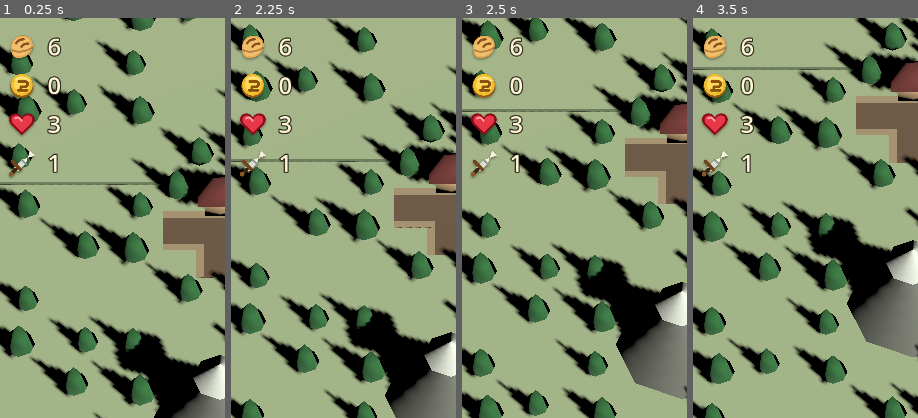
Above: before the commit, frames 1-4 (left to right).
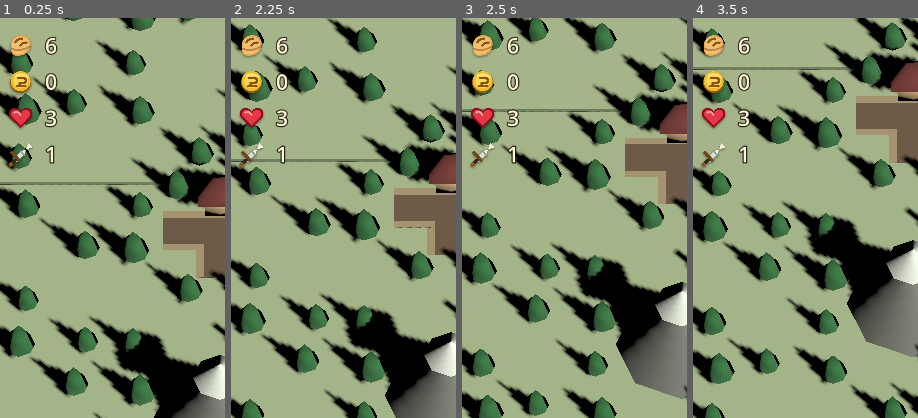
Above: after the commit, the same moments.

Repository: Reicher/The-Road-North
Game: Godot game, scene res://scenes/main.tscn
Same seed, same stepped clock (60 frames per second), same inputs: the game is played once before the commit and once after it.
Inputs (mouse positions are % of the whole screen's width and height, from its top left):
- Up to frame 1 (0.25 s): no input
- Up to frame 2 (2.25 s): tap Enter at 0.5 s; drag from (50, 89) to (60, 28) at 0.52 s; click "Use" at 1.25 s; click "Cancel" at 2 s
- Up to frame 3 (2.5 s): no input
- Up to frame 4 (3.5 s): drag from (30, 90) to (45, 70) at 2.77 s
The pictures show only the part of the screen within x 1-51%, y 0-50%; the shares and areas given below are measured in that part.

The runs differ from the first frame. In frame 1, 2.7% of the frame differs, in the area x 3-28%, y 4-40%; in frame 2, 2.7%; in frame 3, 2.8%; in frame 4, 2.8%.

Commit message:
Reduce level 2 to 7x7 and tighten UI spacing

Diff:
--- a/levels/level_002.tscn
+++ b/levels/level_002.tscn
@@ -5,40 +5,28 @@
 [node name="Level" instance=ExtResource("1_x0hhk")]
 
 [node name="Map" parent="." index="0"]
-playable_width = 11
-playable_height = 11
+playable_width = 7
+playable_height = 7
 fixed_features = [{
-"position": Vector2i(0, 5),
+"position": Vector2i(0, 3),
 "type": "river"
 }, {
-"position": Vector2i(1, 5),
+"position": Vector2i(1, 3),
 "type": "river"
 }, {
-"position": Vector2i(2, 5),
+"position": Vector2i(2, 3),
+"type": "bridge"
+}, {
+"position": Vector2i(3, 3),
 "type": "river"
 }, {
-"position": Vector2i(3, 5),
+"position": Vector2i(4, 3),
 "type": "bridge"
 }, {
-"position": Vector2i(4, 5),
+"position": Vector2i(5, 3),
 "type": "river"
 }, {
-"position": Vector2i(5, 5),
-"type": "river"
-}, {
-"position": Vector2i(6, 5),
-"type": "river"
-}, {
-"position": Vector2i(7, 5),
-"type": "bridge"
-}, {
-"position": Vector2i(8, 5),
-"type": "river"
-}, {
-"position": Vector2i(9, 5),
-"type": "river"
-}, {
-"position": Vector2i(10, 5),
+"position": Vector2i(6, 3),
 "type": "river"
 }]
 
--- a/scripts/enemy_view.gd
+++ b/scripts/enemy_view.gd
@@ -43,14 +43,15 @@
 	var label := Label3D.new()
 	label.name = "PowerLabel"
 	label.text = str(power)
-	label.font_size = maxi(24, roundi(tile_size * 0.34))
+	label.font_size = 22
 	label.modulate = Color(1.0, 0.94, 0.76)
 	label.outline_modulate = Color(0.16, 0.05, 0.04)
-	label.outline_size = maxi(6, roundi(tile_size * 0.08))
+	label.outline_size = 3
+	label.texture_filter = BaseMaterial3D.TEXTURE_FILTER_NEAREST
 	label.billboard = BaseMaterial3D.BILLBOARD_ENABLED
 	label.no_depth_test = true
 	label.fixed_size = true
-	label.position = Vector3(0.0, tile_size * 0.14, tile_size * 0.31)
+	label.position = Vector3(tile_size * 0.11, tile_size * 0.52, 0.0)
 	add_child(label)
 
 
--- a/scripts/inventory_ui.gd
+++ b/scripts/inventory_ui.gd
@@ -15,12 +15,12 @@
 const NORMAL_SLOT_TINT := Color.WHITE
 
 @export var button_size := Vector2(130.0, 130.0)
-@export var slot_size := Vector2(58.0, 58.0)
+@export var slot_size := Vector2(62.0, 62.0)
 @export var top_margin := 18.0
 @export var right_margin := 18.0
-@export var slot_spacing := 6.0
+@export var slot_spacing := 2.0
 @export var overlay_gap := 0.0
-@export var overlay_padding := 8.0
+@export var overlay_padding := 4.0
 @export var overlay_animation_duration := 0.36
 
 var items: Array[Dictionary] = [
--- a/scripts/map_visuals.gd
+++ b/scripts/map_visuals.gd
@@ -133,7 +133,7 @@
 
 func _add_river(map: GameMap, parent: Node3D, rotation_steps: int) -> void:
 	var horizontal := posmod(rotation_steps, 2) == 0
-	var size := Vector3(map.tile_size * 0.96, 0.04, map.tile_size * 0.34) if horizontal else Vector3(map.tile_size * 0.34, 0.04, map.tile_size * 0.96)
+	var size := Vector3(map.tile_size * 1.04, 0.04, map.tile_size * 0.34) if horizontal else Vector3(map.tile_size * 0.34, 0.04, map.tile_size * 1.04)
 	_add_box(parent, "River", size, Vector3(0.0, 0.03, 0.0), Color(0.23, 0.48, 0.68))
 
 
--- a/scripts/player_stats_ui.gd
+++ b/scripts/player_stats_ui.gd
@@ -12,8 +12,8 @@
 @export var player_path: NodePath
 @export var top_margin := 10.0
 @export var left_margin := 10.0
-@export var icon_size := 52.0
-@export var row_height := 62.0
+@export var icon_size := 48.0
+@export var row_height := 58.0
 @export var panel_color := Color.TRANSPARENT
 @export var border_color := Color.TRANSPARENT
 
@@ -28,7 +28,7 @@
 func _ready() -> void:
 	mouse_filter = Control.MOUSE_FILTER_IGNORE
 	_player = get_node_or_null(player_path) as GamePlayer
-	custom_minimum_size = Vector2(154.0, row_height * 4.0 + 10.0)
+	custom_minimum_size = Vector2(144.0, row_height * 4.0 + 10.0)
 	size = custom_minimum_size
 	position = Vector2(left_margin, top_margin)
 	if _player != null and not _player.health_changed.is_connected(_on_player_health_changed):
@@ -52,7 +52,7 @@
 
 
 func _draw_stat_row(index: int, stat_name: String, value: int) -> void:
-	var row_center := Vector2(33.0, 5.0 + row_height * float(index) + row_height * 0.5)
+	var row_center := Vector2(31.0, 5.0 + row_height * float(index) + row_height * 0.5)
 	var pulse := float(_pulse_strength.get(stat_name, 0.0))
 	if pulse > 0.0:
 		var sign := int(_pulse_sign.get(stat_name, 1))
@@ -67,10 +67,10 @@
 		draw_texture_rect(icon, icon_rect, false)
 
 	var font: Font = ThemeDB.fallback_font
-	var font_size := 38
-	var text_position := Vector2(74.0, row_center.y + 14.0)
-	draw_string_outline(font, text_position, str(value), HORIZONTAL_ALIGNMENT_LEFT, 78.0, font_size, 7, Color(0.10, 0.08, 0.05, 0.92))
-	draw_string(font, text_position, str(value), HORIZONTAL_ALIGNMENT_LEFT, 78.0, font_size, Color(1.0, 0.96, 0.84))
+	var font_size := 34
+	var text_position := Vector2(70.0, row_center.y + 13.0)
+	draw_string_outline(font, text_position, str(value), HORIZONTAL_ALIGNMENT_LEFT, 72.0, font_size, 7, Color(0.10, 0.08, 0.05, 0.92))
+	draw_string(font, text_position, str(value), HORIZONTAL_ALIGNMENT_LEFT, 72.0, font_size, Color(1.0, 0.96, 0.84))
 
 
 func _get_food() -> int:
--- a/tests/test_level_progression.gd
+++ b/tests/test_level_progression.gd
@@ -34,7 +34,7 @@
 	_send_key(main, KEY_2)
 	await process_frame
 	var debug_second_level := main.get_node("Level")
-	_assert((debug_second_level.get_node("Map") as GameMap).playable_width == 11, "Expected debug key 2 to load the second level")
+	_assert((debug_second_level.get_node("Map") as GameMap).playable_width == 7, "Expected debug key 2 to load the second level")
 	_send_key(main, KEY_2)
 	await process_frame
 	_assert(main.get_node("Level") != debug_second_level, "Expected debug key 2 to reload the second level when already active")
@@ -62,7 +62,7 @@
 	var second_map := second_level.get_node("Map") as GameMap
 	var second_player := second_level.get_node("Player") as GamePlayer
 	var second_screen := second_level.get_node("UI/GameOver") as GameOverUI
-	_assert(second_map.playable_width == 11 and second_map.playable_height == 11, "Expected Next level to load the 11x11 map")
+	_assert(second_map.playable_width == 7 and second_map.playable_height == 7, "Expected Next level to load the 7x7 map")
 
 	second_player.set_health(0)
 	_assert(second_screen.visible, "Expected loss screen to show on the current level")
@@ -77,7 +77,7 @@
 	second_player = second_level.get_node("Player") as GamePlayer
 	second_screen = second_level.get_node("UI/GameOver") as GameOverUI
 	var second_hand := second_level.get_node("UI/Hand") as HandUI
-	_assert(second_map.playable_width == 11 and second_map.playable_height == 11, "Expected Restart level to reload the current 11x11 level")
+	_assert(second_map.playable_width == 7 and second_map.playable_height == 7, "Expected Restart level to reload the current 7x7 level")
 
 	second_player.grid_position = second_map.get_goal_position()
 	_assert(second_player.call("_check_run_won"), "Expected reaching the final goal to complete the game")
--- a/tests/test_level_scene.gd
+++ b/tests/test_level_scene.gd
@@ -63,12 +63,12 @@
 	var second_map := level_002.get_node("Map") as GameMap
 	var second_deck_controller := level_002.get_node("DeckController") as DeckController
 	var second_camera := level_002.get_node("Camera3D") as Camera3D
-	_assert(second_map.playable_width == 11 and second_map.playable_height == 11, "Expected level 002 to configure an 11x11 map")
-	_assert(second_map.get_fixed_feature(Vector2i(5, 5))["type"] == GameMap.FEATURE_RIVER, "Expected level 002 to include a horizontal river")
-	_assert(second_map.get_fixed_feature(Vector2i(3, 5))["type"] == GameMap.FEATURE_BRIDGE, "Expected level 002 river to include bridge crossings")
-	_assert(not second_map.can_place_tile(Vector2i(5, 5), {}), "Expected river fixed features to block road placement")
-	_assert(not second_map.can_place_tile(Vector2i(3, 5), {}), "Expected bridge fixed features to already provide a road crossing")
-	_assert(second_map.get_fixed_feature_connections(Vector2i(3, 5))["north"] == true, "Expected level 002 bridges to connect across the river")
+	_assert(second_map.playable_width == 7 and second_map.playable_height == 7, "Expected level 002 to configure a 7x7 map")
+	_assert(second_map.get_fixed_feature(Vector2i(3, 3))["type"] == GameMap.FEATURE_RIVER, "Expected level 002 to include a horizontal river")
+	_assert(second_map.get_fixed_feature(Vector2i(2, 3))["type"] == GameMap.FEATURE_BRIDGE, "Expected level 002 river to include bridge crossings")
+	_assert(not second_map.can_place_tile(Vector2i(3, 3), {}), "Expected river fixed features to block road placement")
+	_assert(not second_map.can_place_tile(Vector2i(2, 3), {}), "Expected bridge fixed features to already provide a road crossing")
+	_assert(second_map.get_fixed_feature_connections(Vector2i(2, 3))["north"] == true, "Expected level 002 bridges to connect across the river")
 	_assert(second_deck_controller.hand_size == 4, "Expected level 002 to configure a four-card hand")
 	_assert(second_deck_controller.enemy_level == 2, "Expected level 002 enemies to use level two power")
 	_assert(second_camera.reserved_bottom_path == NodePath("../UI/Hand"), "Expected camera to reserve the card hand area when sizing the map viewport")
--- a/tests/test_tile_definitions.gd
+++ b/tests/test_tile_definitions.gd
@@ -56,7 +56,11 @@
 	var power_label := enemy_tile.get_node_or_null("Enemy/PowerLabel") as Label3D
 	_assert(power_label != null, "Expected revealed enemy tiles to show a power label")
 	_assert(power_label.text == "7", "Expected enemy power label to show the enemy power")
-	_assert(power_label.position.z > TILE_SIZE * 0.25, "Expected enemy power label to sit below the enemy model on the tile")
+	_assert(power_label.position.y > TILE_SIZE * 0.45, "Expected enemy power label to sit above the enemy model")
+	_assert(power_label.position.x > TILE_SIZE * 0.08, "Expected enemy power label to sit slightly right of the enemy model center")
+	_assert(is_equal_approx(power_label.position.z, 0.0), "Expected enemy power label to stay centered above the enemy model")
+	_assert(power_label.fixed_size, "Expected enemy power label to stay readable at camera distance")
+	_assert(power_label.font_size < 24 and power_label.outline_size <= 3, "Expected enemy power label to render smaller and cleaner than the original oversized label")
 	enemy_tile.queue_free()
 
 	var start_camp := load("res://data/start_camp.tres")
--- a/ui/inventory.tscn
+++ b/ui/inventory.tscn
@@ -28,10 +28,10 @@
 
 [node name="ContentMargin" type="MarginContainer" parent="InventoryOverlay"]
 layout_mode = 2
-theme_override_constants/margin_left = 8
-theme_override_constants/margin_top = 8
-theme_override_constants/margin_right = 8
-theme_override_constants/margin_bottom = 8
+theme_override_constants/margin_left = 4
+theme_override_constants/margin_top = 4
+theme_override_constants/margin_right = 4
+theme_override_constants/margin_bottom = 4
 
 [node name="Stack" type="VBoxContainer" parent="InventoryOverlay/ContentMargin"]
 layout_mode = 2
@@ -46,25 +46,25 @@
 
 [node name="Slots" type="HBoxContainer" parent="InventoryOverlay/ContentMargin/Stack"]
 layout_mode = 2
-theme_override_constants/separation = 6
+theme_override_constants/separation = 2
 alignment = 1
 
 [node name="Slot1" type="Button" parent="InventoryOverlay/ContentMargin/Stack/Slots"]
-custom_minimum_size = Vector2(58, 58)
+custom_minimum_size = Vector2(62, 62)
 layout_mode = 2
 size_flags_horizontal = 4
 size_flags_vertical = 4
 focus_mode = 0
 
 [node name="Slot2" type="Button" parent="InventoryOverlay/ContentMargin/Stack/Slots"]
-custom_minimum_size = Vector2(58, 58)
+custom_minimum_size = Vector2(62, 62)
 layout_mode = 2
 size_flags_horizontal = 4
 size_flags_vertical = 4
 focus_mode = 0
 
 [node name="Slot3" type="Button" parent="InventoryOverlay/ContentMargin/Stack/Slots"]
-custom_minimum_size = Vector2(58, 58)
+custom_minimum_size = Vector2(62, 62)
 layout_mode = 2
 size_flags_horizontal = 4
 size_flags_vertical = 4
Not shown, changed: docs/design.md
